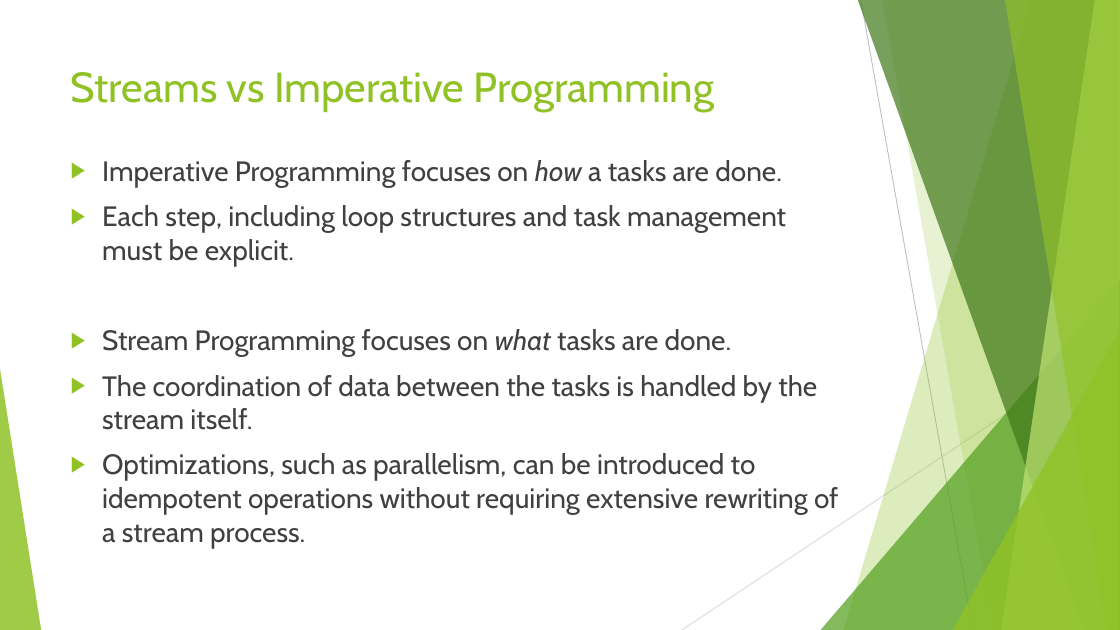
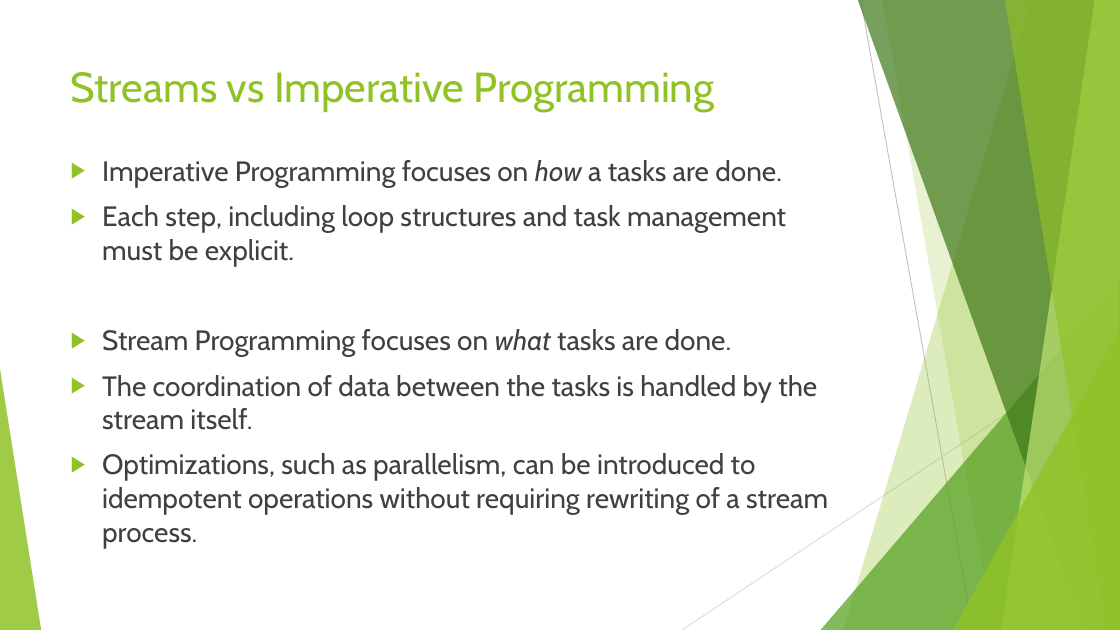
Before and after one commit to RichardRoda/2017-CodePaLOUsa-Lambda, a slide deck: slide 38 of Learning to Love the Lambda in the Stream.pptx (slide 37 before the commit). Drawn at 1120x630 pixels with LibreOffice and Linux fonts; fonts in the diff are those of the drawing. Boxes give left, top, right and bottom in pixels: in the first picture for what was removed or moved away, otherwise in the second. Text is boxed around its words. In the diff, an @@ line names an element or a change of style, - is before the commit and + after.

```diff
--- a/Learning to Love the Lambda in the Stream.pptx
+++ b/Learning to Love the Lambda in the Stream.pptx
@@ text at (x1=102, y1=453, x2=828, y2=548): text changed @@
-▶ Optimizations, such as parallelism, can be introduced to idempotent operations without requiring extensive rewriting of a stream process.
+▶ Optimizations, such as parallelism, can be introduced to idempotent operations without requiring rewriting of a stream process.
```
Also in this commit, not shown: 14 other slides changed, 4 slides added, 2 other files.
